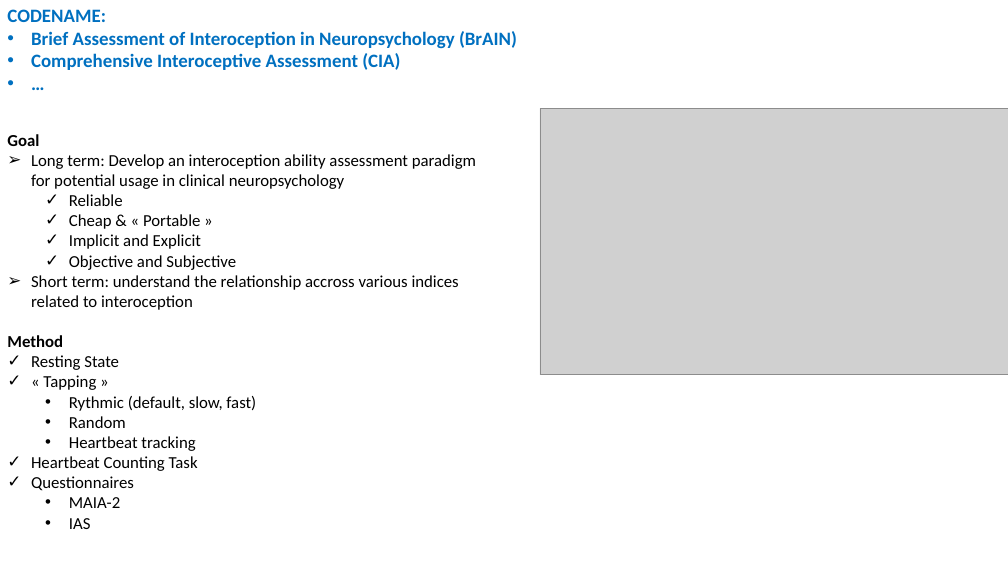
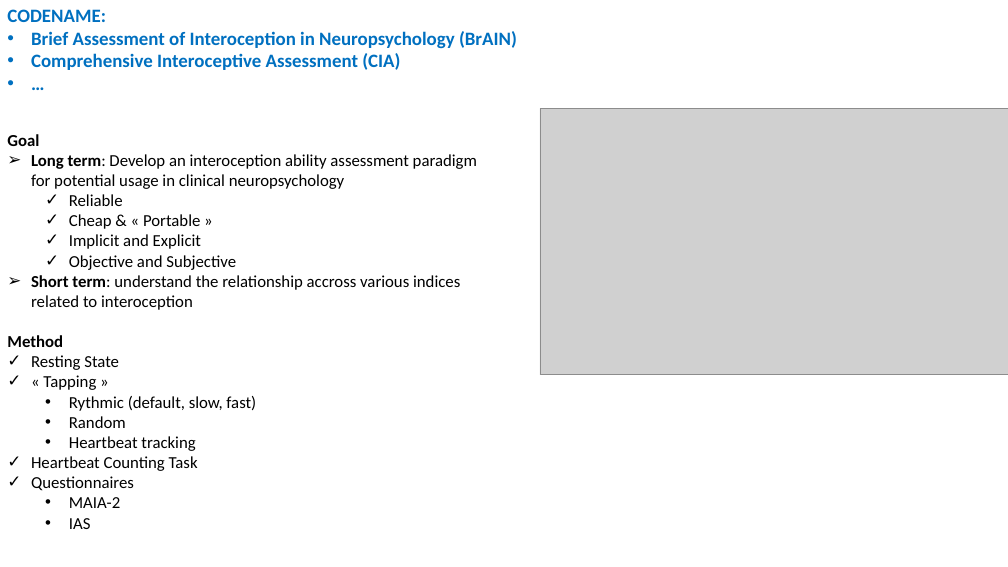
Before and after one commit to RealityBending/InteroceptionPrimals, a slide deck: slide 3 of documents/presentation.pptx. Drawn at 1008x567 pixels with LibreOffice and Linux fonts; fonts in the diff are those of the drawing; grey boxes stand for pictures. Boxes give left, top, right and bottom in pixels: in the first picture for what was removed or moved away, otherwise in the second. Text is boxed around its words. In the diff, an @@ line names an element or a change of style, - is before the commit and + after.

```diff
--- a/documents/presentation.pptx
+++ b/documents/presentation.pptx
@@ text at [31, 154, 477, 310]: bold on in "Long term:", "Short term:" @@
```
Also in this commit, not shown: 3 other slides changed, 1 slide added, 1 slide removed.
